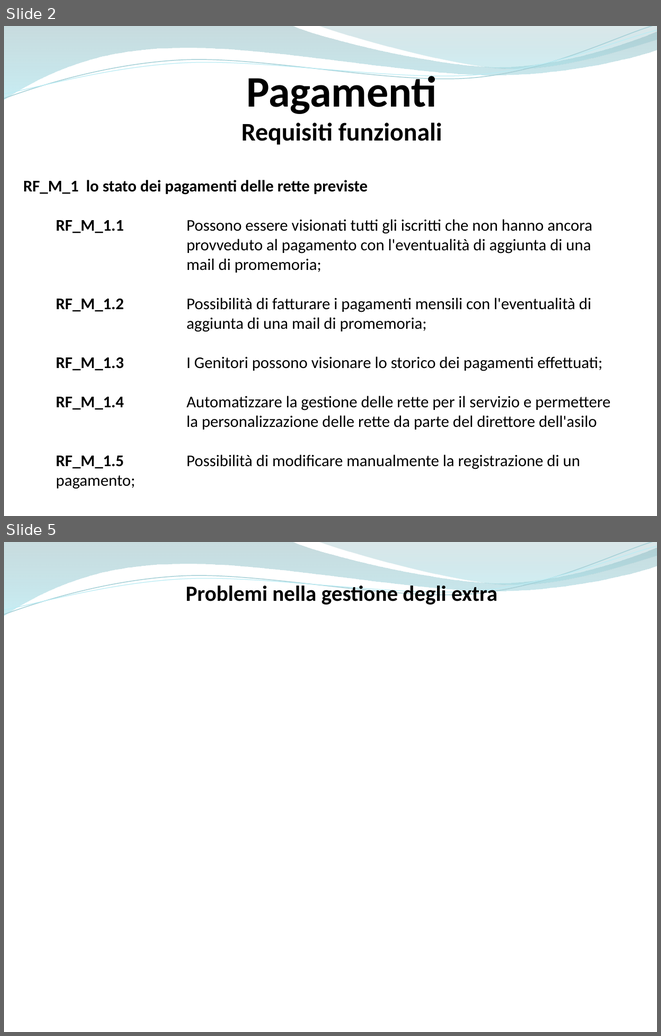
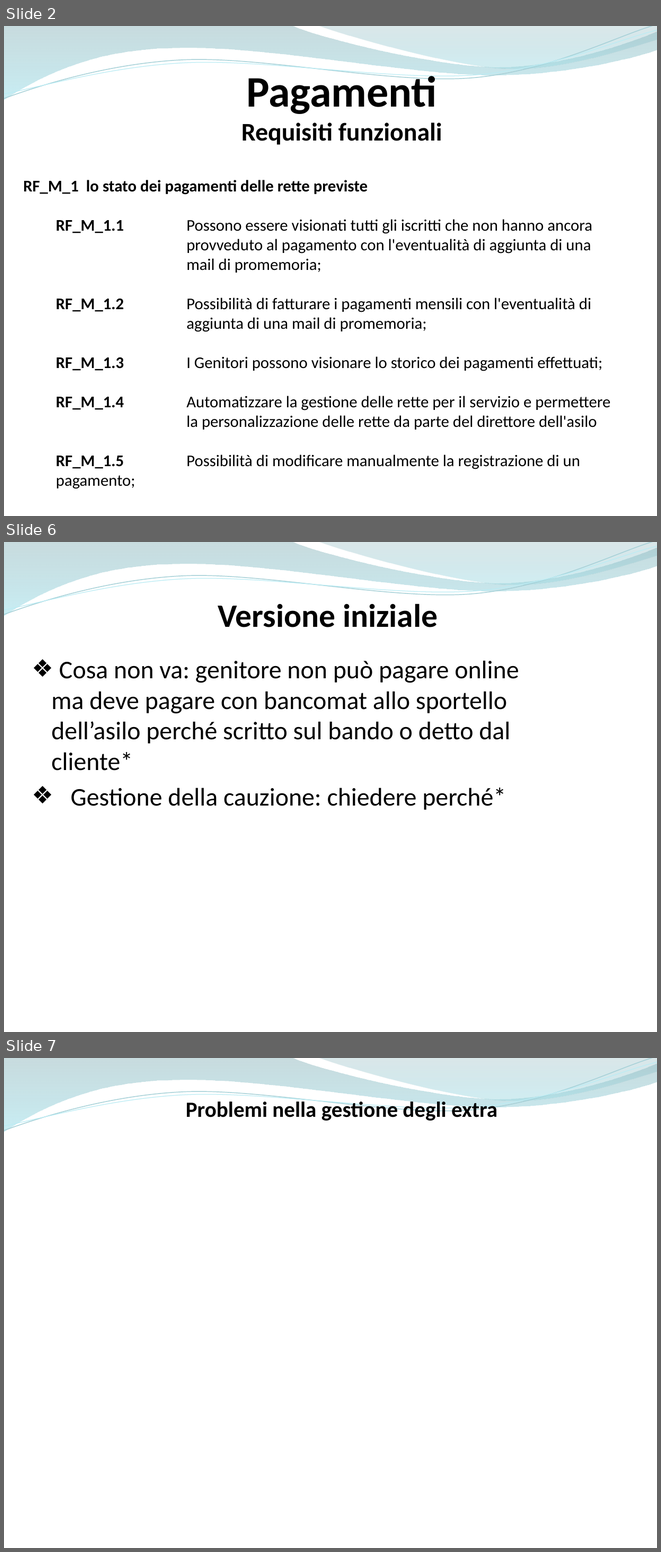
Before and after one commit to ammirate/at-silo, a slide deck: Presentazione/Atsilo2/Parisi/Atsilo_M_Parisi.pptx. Shown one above the other, each under a label of ours: slides 2 and 5 before the commit, slides 2, 6 and 7 after it; the slides between them are not shown. The pictures are 661x1036 and 661x1552 pixels, drawn with LibreOffice and Linux fonts; fonts in the diff are those of the drawing. Boxes give left, top, right and bottom in pixels: in the first picture for what was removed or moved away, otherwise in the second. Text is boxed around its words. In the diff, an @@ line names an element or a change of style, - is before the commit and + after.

```diff
--- a/Presentazione/Atsilo2/Parisi/Atsilo_M_Parisi.pptx
+++ b/Presentazione/Atsilo2/Parisi/Atsilo_M_Parisi.pptx
@@ slide 6 added at box(4, 542, 657, 1032), background #FFFFFF; not listed: 4 template elements that a slide beside it also shows @@
@@ text added at box(218, 603, 438, 627), 36 pt, text #000000, bold @@
+Versione iniziale
@@ text added at box(51, 660, 519, 810), 28 pt, text #000000 @@
+❖ Cosa non va: genitore non può pagare online ma deve pagare con bancomat allo sportello dell’asilo perché scritto sul bando o detto dal cliente*
+❖ Gestione della cauzione: chiedere perché*
@@ what was slide 5 is now slide 7 @@
```
Also in this commit, not shown: 3 slides changed, 3 other slides added, 2 slides removed.
